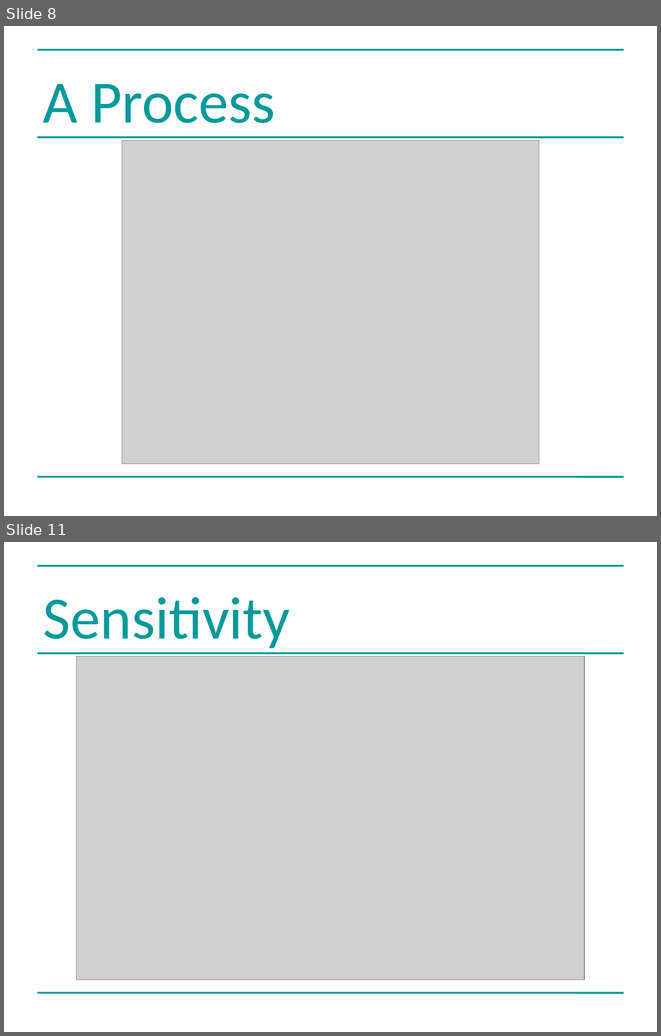
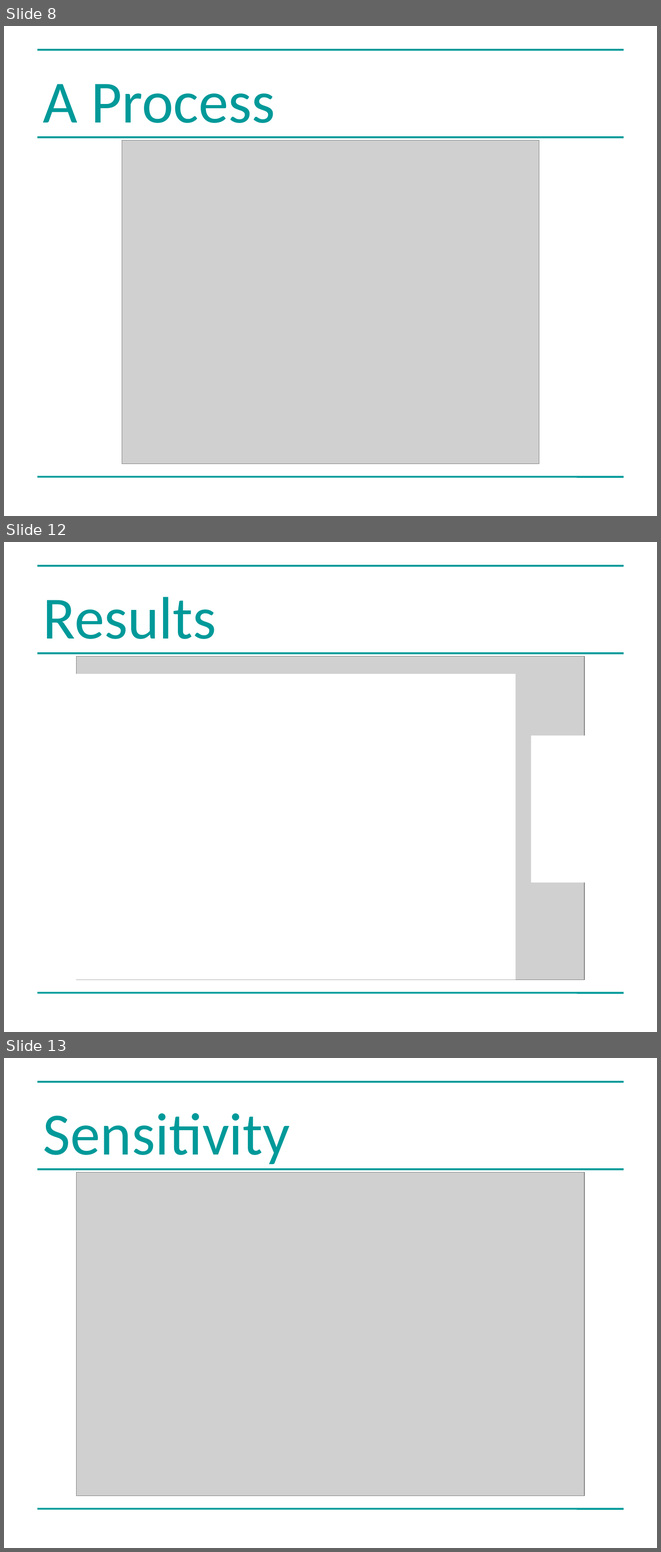
Before and after one commit to greenape/bsps2015, a slide deck: presentation/risky_aging_bsps.ppt. Shown one above the other, each under a label of ours: slides 8 and 11 before the commit, slides 8, 12 and 13 after it; the slides between them are not shown. The pictures are 661x1036 and 661x1552 pixels, drawn with LibreOffice and Linux fonts; fonts in the diff are those of the drawing; grey boxes stand for pictures. Boxes give left, top, right and bottom in pixels: in the first picture for what was removed or moved away, otherwise in the second. Text is boxed around its words. In the diff, an @@ line names an element or a change of style, - is before the commit and + after.

```diff
--- a/presentation/risky_aging_bsps.ppt
+++ b/presentation/risky_aging_bsps.ppt
@@ slide 12 added at [4, 542, 657, 1032], background #FFFFFF; not listed: 3 template elements that a slide beside it also shows @@
@@ title added at [43, 597, 217, 653], 66 pt, text #009999 @@
+Results
@@ picture added at [77, 656, 584, 979] @@
@@ rectangle added at [53, 674, 516, 979], fill #FFFFFF @@
@@ rectangle added at [531, 735, 657, 882], fill #FFFFFF @@
@@ what was slide 11 is now slide 13 @@
```
Also in this commit, not shown: 6 slides changed, 3 other slides added, 2 slides removed.
